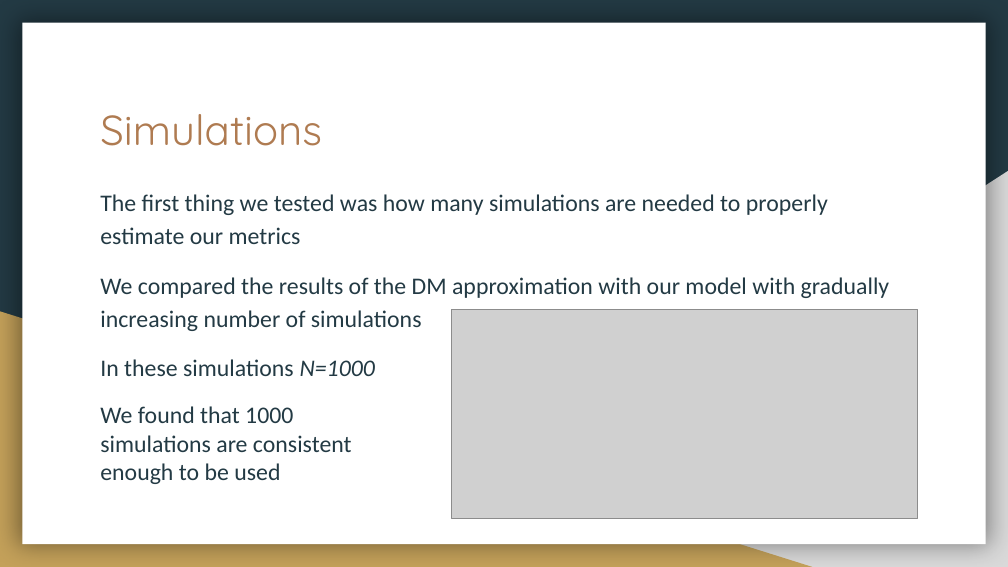
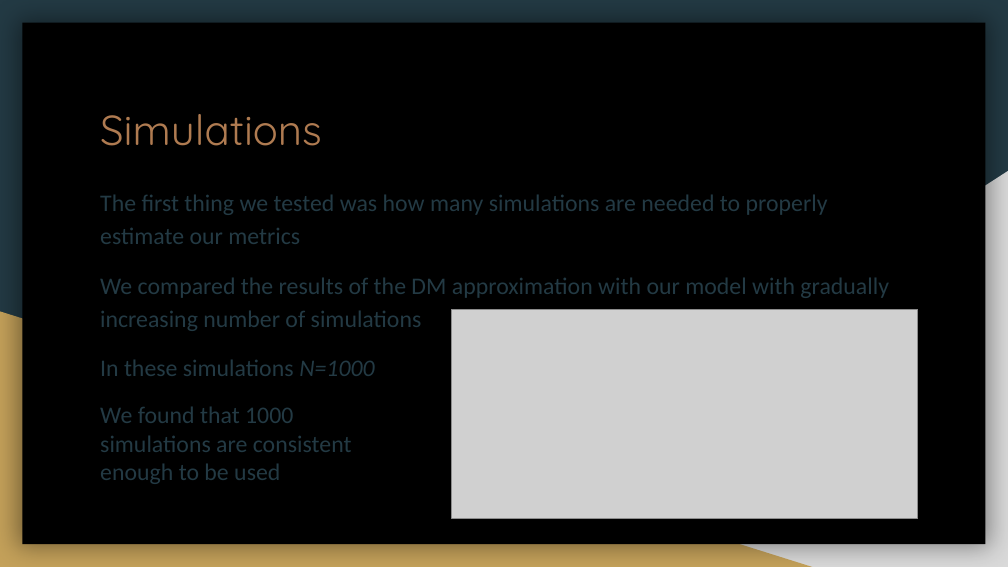
Before and after one commit to yoavram-lab/PrestigeBias, a slide deck: slide 34 of Prestige bias.pptx. Drawn at 1008x567 pixels with LibreOffice and Linux fonts; fonts in the diff are those of the drawing; grey boxes stand for pictures. Boxes give left, top, right and bottom in pixels: in the first picture for what was removed or moved away, otherwise in the second. Text is boxed around its words. In the diff, an @@ line names an element or a change of style, - is before the commit and + after.

```diff
--- a/Prestige bias.pptx
+++ b/Prestige bias.pptx
@@ rectangle at bbox=[22, 23, 986, 544]: fill #FFFFFF to #000000 @@
```
Also in this commit, not shown: 50 other slides changed.
